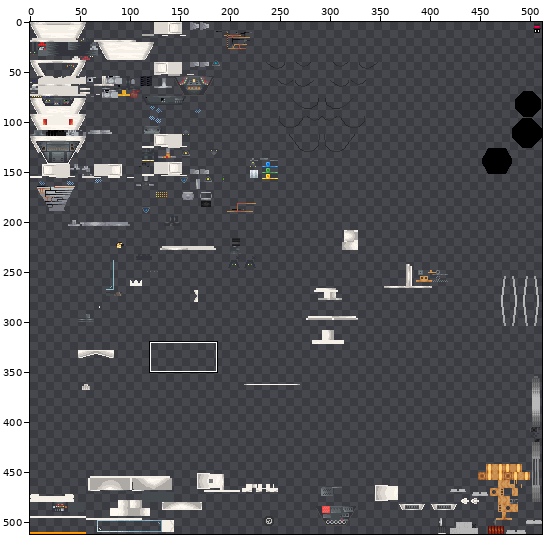
Sprite sheet: src/main/resources/assets/ait/textures/blockentities/consoles/renaissance_tokamak.png. The first picture is a wide view before the edit; the outline marks the close-up.
Close-up. The starting point:
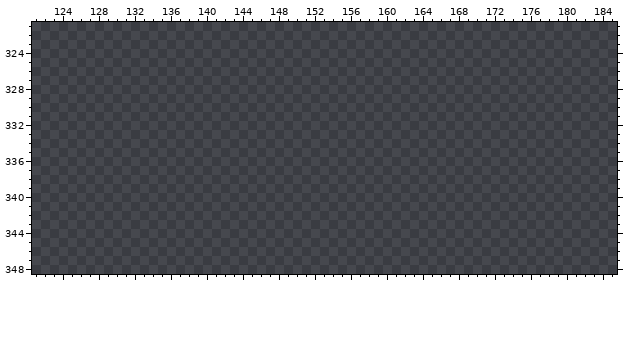
The file is 512x512 pixels. Colours within 5 levels of each other are drawn and written as one. Shown: x 121..185, y 321..348.
The same view after the edit:
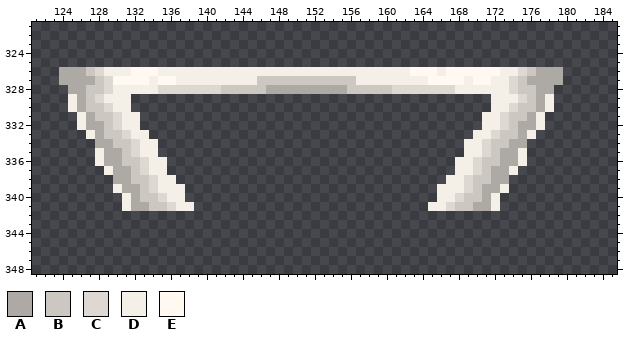
Palette (. is transparent): A #ada9a4  B #ccc8c1  C #ddd8d1  D #f4efe7  E #fff9f1
The author wrote: fix: renaissance console crash / renaissance textures removed: s27 renaissance variant (textures were removed)
The exact change:
The edit adds colour A in row 326 at x 124 to 126 and 177 to 179; in row 327 at x 124 to 127 and 176 to 179; in row 328 at x 125 to 126, 147 to 155 and 177 to 178; in rows 329 to 330 at x 126 and 177; in row 331 at x 127 and 176; in row 332 at x 127 to 128 and 175 to 176.
The edit adds colour A in row 333 at x 128 and 175; in row 334 at x 128 to 129 and 174 to 175; in rows 335 to 336 at x 129 to 130 and 173 to 174; in rows 337 to 338 at x 130 to 131 and 172 to 173; in row 339 at x 131 to 132 and 171 to 172; in row 340 at x 132 and 171.
The edit adds colour A in row 341 at x 132 to 133 and 170 to 171.
The edit adds colour B in row 326 at x 127 and 176; in row 327 at x 128, 146 to 156 and 175; in row 328 at x 127 to 128, 142 to 146, 156 to 160 and 175 to 176; in row 329 at x 127 and 176; in row 330 at x 127 to 128 and 175 to 176; in row 331 at x 128 to 129 and 174 to 175.
The edit adds colour B in row 332 at x 129 and 174; in row 333 at x 129 to 130 and 173 to 174; in row 334 at x 130 to 131 and 172 to 173; in row 335 at x 131 and 172; in row 336 at x 131 to 132 and 171 to 172; in row 337 at x 132 and 171.
The edit adds colour B in row 338 at x 132 to 133 and 170 to 171; in row 339 at x 133 and 170; in row 340 at x 133 to 134 and 169 to 170; in row 341 at x 134 to 135 and 168 to 169.
The edit adds colour C in row 326 at x 128 and 175; in row 327 at x 129 and 174; in row 328 at x 129, 135 to 141, 161 to 167 and 174; in row 329 at x 128 and 175; in row 330 at x 129 and 174; in rows 331 to 332 at x 130 and 173.
The edit adds colour C in row 333 at x 131 and 172; in rows 334 to 335 at x 132 and 171; in rows 336 to 337 at x 133 and 170; in rows 338 to 339 at x 134 and 169; in row 340 at x 135 and 168; in row 341 at x 136 and 167.
The edit adds colour D in row 326 at x 129 to 131, 135 to 162, 166 and 173 to 174; in row 327 at x 134, 137 to 145, 157 to 164, 169 and 172 to 173; in row 328 at x 130 to 134 and 168 to 173; in row 329 at x 125, 129 to 131, 172 to 174 and 178; in row 330 at x 125, 130 to 131, 172 to 173 and 178; in rows 331 to 332 at x 126, 131 to 132, 171 to 172 and 177.
The edit adds colour D in row 333 at x 127, 132 to 133, 170 to 171 and 176; in row 334 at x 133 to 134 and 169 to 170; in row 335 at x 128, 133 to 134, 169 to 170 and 175; in row 336 at x 128, 134 to 135, 168 to 169 and 175; in row 337 at x 129, 134 to 135, 168 to 169 and 174; in row 338 at x 135 to 136 and 167 to 168.
The edit adds colour D in row 339 at x 130, 135 to 137, 166 to 168 and 173; in row 340 at x 131, 136 to 137, 166 to 167 and 172; in row 341 at x 131, 137 to 138, 165 to 166 and 172.
The edit adds colour E in row 326 at x 132 to 134, 163 to 165 and 167 to 172; in row 327 at x 130 to 133, 135 to 136, 165 to 168 and 170 to 171.
Boxes around the changes in both close-ups, in picture pixels (x1, y1, x2, y2):
added: (59, 67, 563, 211)
